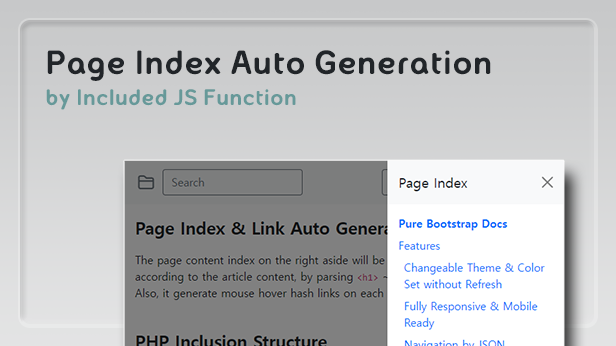
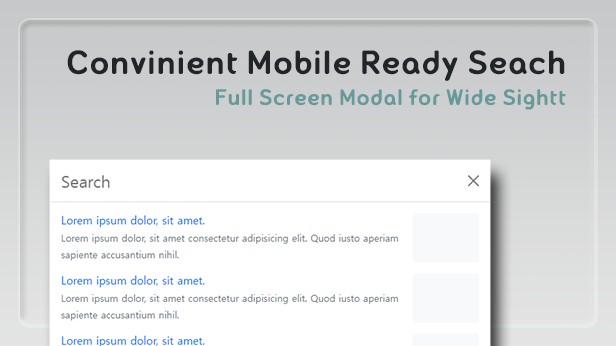
Two versions of the same layered image (616x346). Layer-by-layer changes:
renamed "Page Index Auto Generation by Included JS Function" to "Convinient Mobile Ready Seach Full Screen Modal for Wide Sightt", painted on it over bbox(46, 50, 566, 110)
renamed "페이지 인덱스" to "220311_source_04", painted on it over bbox(50, 160, 564, 346)
